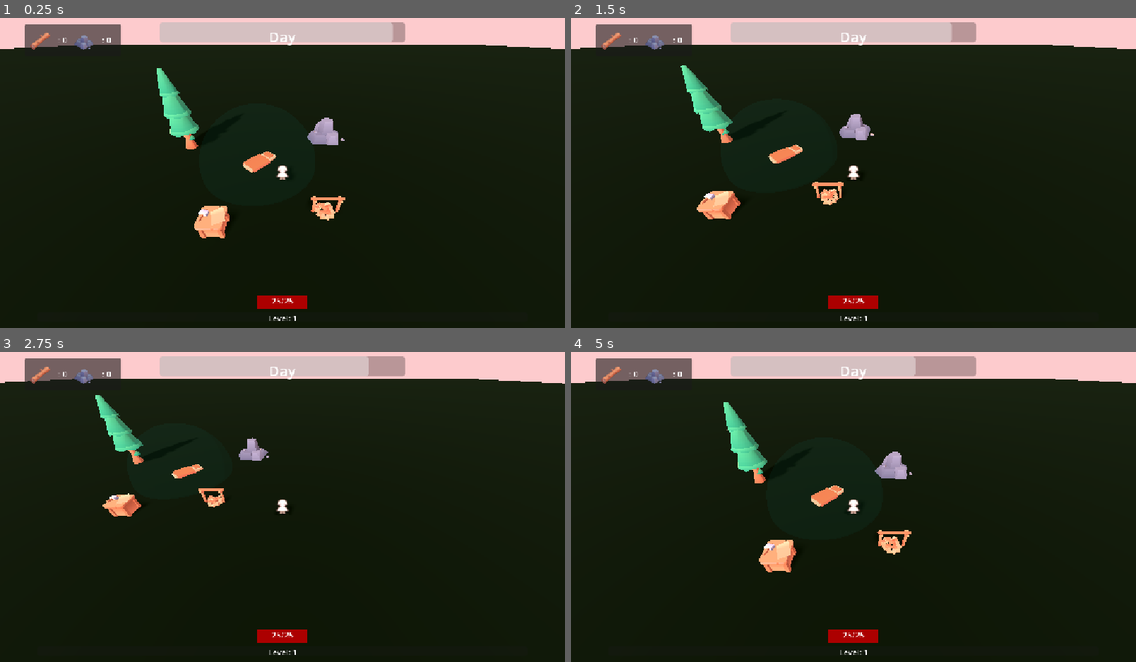
Above: before the commit, frames 1-4 (two rows, left to right).
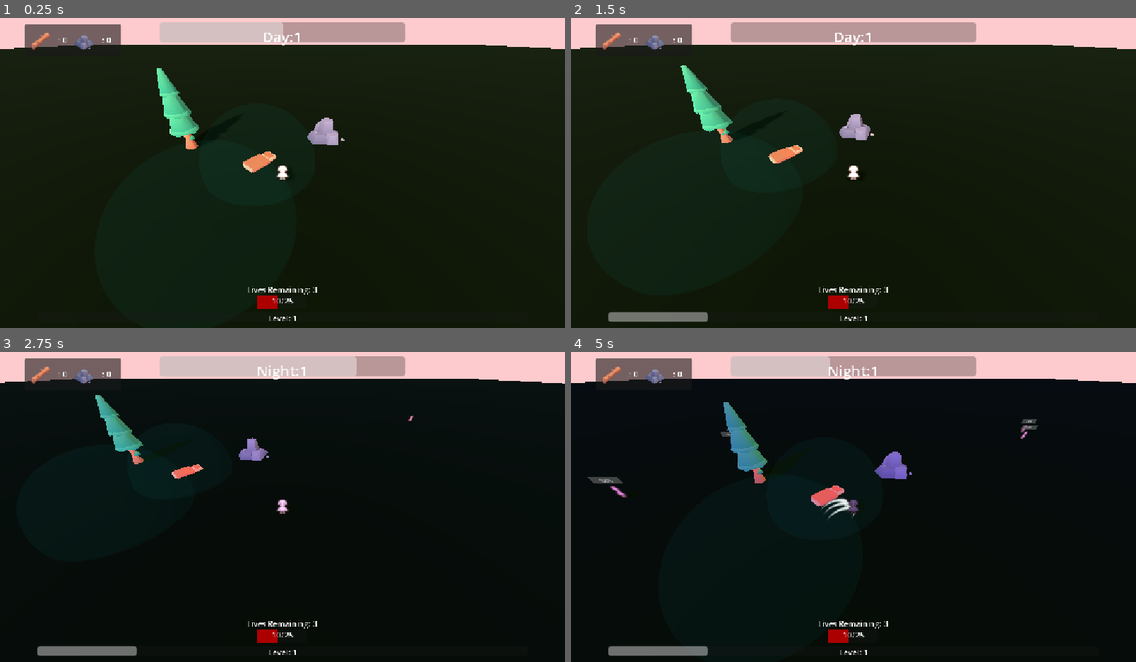
Above: after the commit, the same moments.

Repository: snikkers00/Werewolf-Survivor-Game-Off-Jam-26
Game: Godot game, scene res://world/main_world.tscn
The game is run twice, just before and just after one commit, with the same random seed, the same clock (stepped at 60 frames per second) and the same inputs.
Inputs:
- Up to frame 1 (0.25 s): no input
- Up to frame 2 (1.5 s): tap Enter at 0.5 s; hold D (move_right) 0.53-1.28 s; hold Space (interact) 0.53-1.28 s; hold S (move_down) from 1.28 s (still down); tap Space (interact) at 1.35 s
- Up to frame 3 (2.75 s): release S (move_down) at 2.03 s; hold D (move_right) from 2.03 s (still down); hold Space (interact) from 2.03 s (still down)
- Up to frame 4 (5 s): release D (move_right) at 2.78 s; release Space (interact) at 2.78 s; hold W (move_up) 2.78-3.53 s; tap Space (interact) at 2.85, 4.35 s; hold Space (interact) 3.53-4.28 s; hold A (move_left) from 3.53 s (still down)

The runs differ from the first frame. In frame 1, 2.4% of the frame differs, in the area x 34-70%, y 1-94%; in frame 2, 4.1%; in frame 3, 2.5%; in frame 4, 4.4%, in the area x 2-83%, y 1-98%.

Commit message:
Add boss encounters and run progression
Track run stats, add lives and respawning, introduce a day-five boss, and enable upgraded structures to grant experience or healing during the day.

Diff:
--- a/autoloads/EventsBus.gd
+++ b/autoloads/EventsBus.gd
@@ -5,3 +5,5 @@
 signal xp_gained(amount : int)
 signal level_up_triggered(new_level : int)
 signal upgrade_selected(upgrade: Upgrade)
+signal boss_defeated()
+signal reset_to_day(player_died : bool)
--- /dev/null
+++ b/autoloads/RunStats.gd
@@ -0,0 +1,15 @@
+extends Node
+
+
+var days_lasted : int = 0
+var resources_gathered : int = 0
+var total_exp_gained : float = 0.0
+var enemies_killed : int = 0
+var lives_remaining : int = 3
+
+func reset_stats():
+	days_lasted = 0
+	resources_gathered = 0
+	total_exp_gained  = 0.0
+	enemies_killed = 0
+	lives_remaining = 3
--- /dev/null
+++ b/entities/enemies/boss_character.tscn
@@ -0,0 +1,12 @@
+[gd_scene format=3 uid="uid://ds8go3du3bsgp"]
+
+[ext_resource type="PackedScene" uid="uid://35qpp0350sd3" path="res://entities/enemies/enemy_character.tscn" id="1_6s8o3"]
+
+[node name="boss_character" unique_id=720260743 instance=ExtResource("1_6s8o3")]
+transform = Transform3D(1.5, 0, 0, 0, 1.5, 0, 0, 0, 1.5, 0, 0, 0)
+
+[node name="EnemyBody" parent="." index="0" unique_id=996570798]
+SPEED = 0.9
+enemy_damage = 5
+enemy_xp_value = 5
+is_boss = true
--- a/entities/enemies/enemy_body.gd
+++ b/entities/enemies/enemy_body.gd
@@ -2,11 +2,13 @@
 
 @onready var health_bar = %HealthBar
 
-@export var SPEED = 1
+@export var SPEED : float = 1
 @onready var enemysprite : AnimatedSprite3D = %EnemySprite
 @export var enemy_damage : int
 @export var enemy_xp_value : int
 @onready var health_comp = $Health
+
+@export var is_boss : bool = false
 
 var knockback_velocity : Vector3 = Vector3.ZERO
 
@@ -37,6 +39,9 @@
 
 func die():
 	EventsBus.xp_gained.emit(enemy_xp_value)
+	RunStats.enemies_killed += 1
+	if is_boss == true:
+		EventsBus.boss_defeated.emit()
 	queue_free()
 
 
--- a/entities/enemies/enemy_spawner.gd
+++ b/entities/enemies/enemy_spawner.gd
@@ -3,6 +3,7 @@
 @onready var enemy_spawn_timer = %EnemySpawnTimer
 @export var enemy_types : Array [PackedScene]
 @export var spawn_distance = 10
+@export var boss_scene : PackedScene
 
 func _ready():
 	EventsBus.phase_changed.connect(toggle_spawns)
@@ -17,6 +18,8 @@
 	elif is_night == true:
 		enemy_spawn_timer.paused = false
 		enemy_spawn_timer.start()
+		if RunStats.days_lasted == 5:
+			spawn_boss(boss_scene)
 
 func spawn_enemy():
 	var player_postion : Vector3 = get_tree().get_first_node_in_group("Player").global_position
@@ -28,3 +31,10 @@
 	var enemy_to_spawn = enemy_picked.instantiate()
 	add_child(enemy_to_spawn)
 	enemy_to_spawn.global_position = spawn_pos
+
+
+func spawn_boss(passed_boss_scene : PackedScene):
+	var boss_spawn_marker : Marker3D = %BossSpawnMarker
+	var boss_to_spawn : Node3D = passed_boss_scene.instantiate()
+	add_child(boss_to_spawn)
+	boss_to_spawn.global_position = boss_spawn_marker.global_position
--- a/entities/interactable/base_structure.gd
+++ b/entities/interactable/base_structure.gd
@@ -6,3 +6,10 @@
 	super.level_up()
 	base_exp_tick_rate *= 1.5
 	print("tick rate increased to " + str(base_exp_tick_rate))
+
+func activate_structure() -> void:
+	if current_level > 0:
+		var player = get_tree().get_first_node_in_group("Player")
+		player.gain_exp(base_exp_tick_rate)
+		player.update_exp_ui()
+		print("Gaining " + str(base_exp_tick_rate) + " experience")
--- /dev/null
+++ b/entities/interactable/healing_station.gd
@@ -0,0 +1,16 @@
+extends UpgradableStructure
+
+var base_healing_tick_rate : float = 1.0
+
+func level_up() -> void:
+	super.level_up()
+	if current_level > 1:
+		base_healing_tick_rate *= 1.5
+		print("healing tick rate increased to " + str(base_healing_tick_rate))
+
+func activate_structure() -> void:
+	if current_level > 0:
+		var player = get_tree().get_first_node_in_group("Player")
+		player.health.health += base_healing_tick_rate
+		player.update_health_ui()
+		print("Healing player for " + str(base_healing_tick_rate) + " health")
--- a/entities/interactable/upgradable_structure.gd
+++ b/entities/interactable/upgradable_structure.gd
@@ -2,6 +2,7 @@
 class_name UpgradableStructure
 
 @export var structure_name : String
+@export var structure_model_scene : PackedScene
 
 enum structure_cost_type {
 	WOOD,
@@ -16,16 +17,30 @@
 @export var upgrade_cost_wood : int
 @export var upgrade_cost_stone : int
 
-@onready var structure_model : Node3D = get_tree().get_first_node_in_group("StructureModel")
+var structure_model : Node3D = null
 @onready var structure_interact_label : Label3D = %StructureLabel3D
+@onready var activation_area : Area3D = %ActivationArea
 @onready var interaction_area : Area3D = %InteractionArea
+@onready var activation_timer : Timer = %ActivationTimer
+
+var labels_available : bool = true
 
 # Called when the node enters the scene tree for the first time.
 func _ready() -> void:
 	current_level = starting_level
 	structure_interact_label.visible = false
 	update_structure_label()
+	EventsBus.phase_changed.connect(pause_activation)
 
+	if structure_model_scene:
+		structure_model = structure_model_scene.instantiate()
+		add_child(structure_model)
+
+	if current_level > 0 and structure_model:
+		structure_model.visible = true
+	elif current_level == 0 and structure_model:
+		structure_model.visible = false
+		interaction_area.visible = false
 
 func _unhandled_input(event: InputEvent) -> void:
 	if event.is_action_pressed("interact") and structure_interact_label.visible == true:
@@ -35,7 +50,6 @@
 func level_up() -> void:
 	if cost_type == structure_cost_type.WOOD:
 		if Resources.check_spend_resource_success(Resources.ResourceType.WOOD, upgrade_cost_wood) == true:
-
 			upgrade()
 			print("Upgraded " + structure_name + " to level " + str(current_level))
 			update_structure_label()
@@ -73,11 +87,51 @@
 
 func upgrade() -> void:
 	current_level += 1
-	interaction_area.scale *= 1.5
+	if current_level == 1 and structure_model:
+		structure_model.visible = true
+		print("Structure model visible")
 	var get_feedback = create_tween()
 	get_feedback.tween_property(structure_model, "scale", structure_model.scale * 1.15, 0.1)
 	get_feedback.tween_property(structure_model, "scale", structure_model.scale, 0.1)
 
+	if current_level > 1:
+		interaction_area.scale *= 1.5
+
 func update_structure_label() -> void:
 	structure_interact_label.text = (structure_name + " Level: " + str(current_level) + "\nCost: " + str(upgrade_cost_wood) + " Wood, " + str(upgrade_cost_stone) + " Stone")
 	structure_interact_label.text += "\nPress E to upgrade " + structure_name + " to Level " + str(current_level + 1)
+
+
+func _on_activation_timer_timeout() -> void:
+	var bodies_overlapping : Array = activation_area.get_overlapping_bodies()
+	var player_in_area : bool = false
+	for b in bodies_overlapping:
+		if b.is_in_group("Player"):
+			player_in_area = true
+	if player_in_area == true:
+		activate_structure()
+	else:
+		print("player not found for activation")
+
+func pause_activation(is_night : bool) -> void:
+	if is_night == true:
+		activation_timer.stop()
+		activation_area.monitoring = false
+		interaction_area.monitoring = false
+		print(structure_name + " activation paused")
+	elif is_night == false:
+		activation_area.monitoring = true
+		interaction_area.monitoring = true
+
+func activate_structure() -> void:
+	pass # Replace with function body.
+
+
+func _on_activate_area_body_entered(body: Node3D) -> void:
+	if body.is_in_group("Player"):
+		activation_timer.start()
+
+
+func _on_activate_area_body_exited(body: Node3D) -> void:
+	if body.is_in_group("Player"):
+		activation_timer.stop()
--- a/entities/interactable/upgradable_structure.tscn
+++ b/entities/interactable/upgradable_structure.tscn
@@ -1,10 +1,12 @@
 [gd_scene format=3 uid="uid://de4m6m70ttarv"]
 
 [ext_resource type="Script" uid="uid://c1nrjru8hmygi" path="res://entities/interactable/upgradable_structure.gd" id="1_sjn0o"]
-[ext_resource type="PackedScene" uid="uid://baeqqk1oaggn0" path="res://world/base/scenes/bedroll.tscn" id="2_8h5rm"]
 
 [sub_resource type="CylinderShape3D" id="CylinderShape3D_mcwoh"]
 resource_local_to_scene = true
+
+[sub_resource type="SphereShape3D" id="SphereShape3D_sjn0o"]
+radius = 1.0
 
 [sub_resource type="StandardMaterial3D" id="StandardMaterial3D_uk7ad"]
 transparency = 1
@@ -24,25 +26,27 @@
 upgrade_cost_wood = 2
 upgrade_cost_stone = 2
 
-[node name="ActivationArea" type="Area3D" parent="." unique_id=23553612]
-collision_layer = 8
-collision_mask = 2
-
-[node name="ResearchCollision" type="CollisionShape3D" parent="ActivationArea" unique_id=785179818]
-shape = SubResource("CylinderShape3D_mcwoh")
-
-[node name="Timer" type="Timer" parent="ActivationArea/ResearchCollision" unique_id=1273910468]
-
-[node name="InteractionArea" type="Area3D" parent="." unique_id=222908699]
+[node name="InteractionArea" type="Area3D" parent="." unique_id=23553612]
 unique_name_in_owner = true
 collision_layer = 8
 collision_mask = 2
 
-[node name="InteractionCollision" type="CollisionShape3D" parent="InteractionArea" unique_id=1049156259]
+[node name="InteractionCollision" type="CollisionShape3D" parent="InteractionArea" unique_id=785179818]
 shape = SubResource("CylinderShape3D_mcwoh")
 
-[node name="InteractionVisual" type="MeshInstance3D" parent="InteractionArea" unique_id=324995240]
+[node name="ActivationArea" type="Area3D" parent="." unique_id=222908699]
+unique_name_in_owner = true
+collision_layer = 8
+collision_mask = 2
+
+[node name="ActivationCollision" type="CollisionShape3D" parent="ActivationArea" unique_id=1049156259]
+shape = SubResource("SphereShape3D_sjn0o")
+
+[node name="ActivationVisual" type="MeshInstance3D" parent="ActivationArea" unique_id=324995240]
 mesh = SubResource("SphereMesh_o6l3f")
+
+[node name="ActivationTimer" type="Timer" parent="ActivationArea" unique_id=1273910468]
+unique_name_in_owner = true
 
 [node name="StructureLabel3D" type="Label3D" parent="." unique_id=1474910970]
 unique_name_in_owner = true
@@ -51,8 +55,8 @@
 text = "Base Upgrade
 Cost: 2 Wood, 2 Stone"
 
-[node name="bedroll" parent="." unique_id=1639390953 groups=["StructureModel"] instance=ExtResource("2_8h5rm")]
-transform = Transform3D(0.72895324, 0, -0.6845635, 0, 1, 0, 0.6845635, 0, 0.72895324, 0, 0, 0)
-
 [connection signal="body_entered" from="InteractionArea" to="." method="_on_interaction_area_body_entered"]
 [connection signal="body_exited" from="InteractionArea" to="." method="_on_interaction_area_body_exited"]
+[connection signal="body_entered" from="ActivationArea" to="." method="_on_activate_area_body_entered"]
+[connection signal="body_exited" from="ActivationArea" to="." method="_on_activate_area_body_exited"]
+[connection signal="timeout" from="ActivationArea/ActivationTimer" to="." method="_on_activation_timer_timeout"]
--- a/entities/player/player_character.gd
+++ b/entities/player/player_character.gd
@@ -6,20 +6,25 @@
 @onready var level_label : Label = %LevelLabel
 @onready var health_bar : ProgressBar = %PlayerHealthBar
 @onready var health_label : Label = %HealthLabel
+@onready var lives_label : Label = %LivesLabel
 
 @onready var death_screen : Panel = %DeathPanel
 @onready var upgrade_screen : Control = %UpgradeUI
 
+var starting_position : Vector3
 var exp_rate : float = 1.0
 var level : int = 1
 var current_exp : int
 var exp_to_next_level : int
 @export var exp_to_level1 : int
 
+@export var lives_remaining : int = 3
+
 @export var SPEED = 2.5
 
 
 func _ready():
+	global_position = starting_position
 	exp_to_next_level = exp_to_level1
 	health_bar.max_value = health.max_health
 	update_exp_ui()
@@ -51,9 +56,16 @@
 
 
 func _on_death():
-	print("Player has died")
-	get_tree().paused = true
-	death_screen.visible = true
+	if lives_remaining > 0:
+		lives_remaining -= 1
+		EventsBus.reset_to_day.emit(true)
+		respawn_player()
+		health.health = health.max_health
+		update_health_ui()
+	else:
+		print("Player has died (for good)")
+		get_tree().paused = true
+		death_screen.visible = true
 
 func shapeshift(is_night):
 	if is_night == true:
@@ -68,6 +80,7 @@
 	while current_exp >= exp_to_next_level:
 		if get_tree().paused == false:
 			level_up()
+	RunStats.total_exp_gained += amount * exp_rate
 
 func level_up():
 	level += 1
@@ -94,6 +107,7 @@
 	health_bar.value = health.health
 	health_bar.max_value = health.max_health
 	health_label.text = str(health.health) + "/" + str(health.max_health)
+	lives_label.text = "Lives Remaining: " + str(lives_remaining)
 
 
 func apply_player_upgrade(upgrade : Upgrade):
@@ -106,3 +120,11 @@
 		exp_rate *= upgrade.stat_modifier
 	if upgrade.stat_modified == Upgrade.StatModified.MOVEMENT_SPEED:
 		SPEED *= upgrade.stat_modifier
+
+func respawn_player():
+	if lives_remaining == 2:
+		health.health = health.max_health * 0.5
+	elif lives_remaining == 1:
+		health.health = health.max_health * 0.25
+	update_health_ui()
+	global_position = starting_position
--- a/project.godot
+++ b/project.godot
@@ -22,6 +22,7 @@
 RunState="*uid://dtddkg081xa1a"
 EventsBus="*uid://bq7mrlsy3sbl7"
 Resources="*uid://bplfkhpnhx0mx"
+RunStats="*uid://cly0rh6dt8xud"
 
 [display]
 
--- a/ui/ui_control.gd
+++ b/ui/ui_control.gd
@@ -11,17 +11,21 @@
 	day_night_label.text = "Day"
 	Resources.wood_label = %WoodLabel
 	Resources.stone_label = %StoneLabel
+	world_progress.max_value = int(world_timer.wait_time)
+
 
 func _process(_delta):
+	world_progress.max_value = int(world_timer.wait_time)
 	world_progress.value = int(world_timer.time_left)
 
 	if world_handler.is_night == true:
-		day_night_label.text = "Night"
+		day_night_label.text = "Night:" + str(RunStats.days_lasted + 1)
 	elif  world_handler.is_night == false:
-		day_night_label.text = "Day"
+		day_night_label.text = "Day:" + str(RunStats.days_lasted + 1)
 
 
 func _on_restart_button_pressed() -> void:
+	RunStats.reset_stats()
 	get_tree().paused = false
 	get_tree().reload_current_scene()
 
--- a/world/base/resources.gd
+++ b/world/base/resources.gd
@@ -16,10 +16,12 @@
 	if resource_type == ResourceType.WOOD:
 		current_wood += amount * resource_rate
 		print("Gained wood")
+		RunStats.resources_gathered += amount * resource_rate
 
 	elif resource_type == ResourceType.STONE:
 		current_stone += amount * resource_rate
 		print("Gained stone")
+		RunStats.resources_gathered += amount * resource_rate
 
 	update_resource_ui()
 
--- a/world/base/scenes/bedroll.tscn
+++ b/world/base/scenes/bedroll.tscn
@@ -9,6 +9,7 @@
 points = PackedVector3Array(-0.14334294, 0.0080195265, -0.021246355, 0.15265046, 0.10618174, 0.18067266, 0.14775465, 0. …(948 unchanged characters)…
 
 [node name="bedroll" unique_id=1639390953 instance=ExtResource("1_n5jlm")]
+transform = Transform3D(0.70710677, 0, -0.70710677, 0, 1, 0, 0.70710677, 0, 0.70710677, 0, 0, 0)
 
 [node name="StaticBody3D" type="StaticBody3D" parent="." index="1" unique_id=219371596]
 
--- a/world/main_world.tscn
+++ b/world/main_world.tscn
@@ -10,16 +10,17 @@
 [ext_resource type="PackedScene" uid="uid://35qpp0350sd3" path="res://entities/enemies/enemy_character.tscn" id="4_rsju0"]
 [ext_resource type="Script" uid="uid://bs0cktatuwid4" path="res://entities/interactable/base_structure.gd" id="4_tlxoi"]
 [ext_resource type="PackedScene" uid="uid://bbapqscncpey8" path="res://world/base/scenes/campfire_pit.tscn" id="5_onsxo"]
+[ext_resource type="PackedScene" uid="uid://baeqqk1oaggn0" path="res://world/base/scenes/bedroll.tscn" id="5_q1dqp"]
 [ext_resource type="Script" uid="uid://dn5ohw70i34cm" path="res://ui/upgrade_ui.gd" id="6_2ccdf"]
-[ext_resource type="PackedScene" uid="uid://bv2u4u0rexw38" path="res://world/base/scenes/campfire_stand.tscn" id="6_ru5wi"]
+[ext_resource type="Script" uid="uid://puk0yi0s61u5" path="res://entities/interactable/healing_station.gd" id="6_r47v5"]
 [ext_resource type="Texture2D" uid="uid://w3x1deecsmj6" path="res://entities/player/attacks/claw-slashes.svg" id="6_w2sia"]
 [ext_resource type="Script" uid="uid://diqhnlttuvp4x" path="res://entities/player/upgrades/upgrade.gd" id="7_njfbw"]
-[ext_resource type="PackedScene" uid="uid://i0c5hmcu21i2" path="res://world/base/scenes/workbench.tscn" id="7_ru5wi"]
 [ext_resource type="Resource" uid="uid://dyb0veehkybt1" path="res://entities/player/upgrades/resources/claw_damage_increase.tres" id="8_xguvr"]
 [ext_resource type="Resource" uid="uid://dhmidccp00ikq" path="res://entities/player/upgrades/resources/move_speed.tres" id="9_o0hhk"]
 [ext_resource type="Resource" uid="uid://ddg5kbjtn2s5d" path="res://entities/player/upgrades/resources/claw_attack_speed.tres" id="10_2bho7"]
 [ext_resource type="Resource" uid="uid://bm4orx4j6bet3" path="res://entities/player/upgrades/resources/Health_increase.tres" id="11_ootrp"]
 [ext_resource type="Resource" uid="uid://cpwar8na6vsh5" path="res://entities/player/upgrades/resources/exp_gain.tres" id="12_ootrp"]
+[ext_resource type="PackedScene" uid="uid://ds8go3du3bsgp" path="res://entities/enemies/boss_character.tscn" id="13_q1dqp"]
 [ext_resource type="Texture2D" uid="uid://d3b4r2we1blmw" path="res://world/base/images/tree-log.png" id="13_v1kbc"]
 [ext_resource type="Resource" uid="uid://ua35a8eyqrvs" path="res://entities/player/upgrades/resources/resource_gain.tres" id="13_yae5m"]
 [ext_resource type="Texture2D" uid="uid://cdtytolrkt50l" path="res://world/base/images/rock-b.png" id="14_c45uy"]
@@ -38,6 +39,12 @@
 
 [sub_resource type="WorldBoundaryShape3D" id="WorldBoundaryShape3D_uk7ad"]
 
+[sub_resource type="CylinderShape3D" id="CylinderShape3D_tlxoi"]
+resource_local_to_scene = true
+
+[sub_resource type="CylinderShape3D" id="CylinderShape3D_q1dqp"]
+resource_local_to_scene = true
+
 [sub_resource type="LabelSettings" id="LabelSettings_o6l3f"]
 font_size = 30
 
@@ -49,6 +56,8 @@
 [node name="WorldHandler" type="Node3D" parent="." unique_id=1527563304]
 unique_name_in_owner = true
 script = ExtResource("1_4pufg")
+day_length = 2.0
+night_length = 5.0
 
 [node name="WorldEnvironment" type="WorldEnvironment" parent="WorldHandler" unique_id=1387091601]
 environment = SubResource("Environment_6i3v4")
@@ -64,8 +73,7 @@
 
 [node name="Day_NightTimer" type="Timer" parent="WorldHandler" unique_id=1882201535]
 unique_name_in_owner = true
-wait_time = 20.0
-autostart = true
+one_shot = true
 
 [node name="WorldGround" type="StaticBody3D" parent="." unique_id=322917489]
 
@@ -78,27 +86,34 @@
 
 [node name="HomeBase" type="Node3D" parent="." unique_id=1859075692]
 
-[node name="BaseUpgradableStructure" parent="HomeBase" unique_id=311782980 instance=ExtResource("3_tlxoi")]
+[node name="Base" parent="HomeBase" unique_id=311782980 instance=ExtResource("3_tlxoi")]
 transform = Transform3D(1, 0, 0, 0, 1, 0, 0, 0, 1, -0.4107324, 0, -0.4907533)
 script = ExtResource("4_tlxoi")
 base_exp_tick_rate = 1.0
+structure_model_scene = ExtResource("5_q1dqp")
+
+[node name="InteractionCollision" parent="HomeBase/Base/InteractionArea" parent_id_path=PackedInt32Array(311782980, 23553612) index="0" unique_id=785179818]
+shape = SubResource("CylinderShape3D_tlxoi")
+
+[node name="HealingStation" parent="HomeBase" unique_id=2064620942 instance=ExtResource("3_tlxoi")]
+transform = Transform3D(1, 0, 0, 0, 1, 0, 0, 0, 1, -0.8236377, 0, 0.7244967)
+script = ExtResource("6_r47v5")
+structure_name = "Healing Station"
+structure_model_scene = ExtResource("5_onsxo")
+cost_type = 0
+starting_level = 0
+current_level = 0
+upgrade_cost_stone = 0
+
+[node name="InteractionCollision" parent="HomeBase/HealingStation/InteractionArea" parent_id_path=PackedInt32Array(2064620942, 23553612) index="0" unique_id=785179818]
+shape = SubResource("CylinderShape3D_q1dqp")
 
 [node name="rock-b" parent="HomeBase" unique_id=808174205 instance=ExtResource("3_t6m8u")]
-unique_name_in_owner = true
 transform = Transform3D(1, 0, 0, 0, 1, 0, 0, 0, 1, 0.9259194, 0, -1.4408872)
 
 [node name="tree" parent="HomeBase" unique_id=1137582415 instance=ExtResource("17_4g0kw")]
 transform = Transform3D(1, 0, 0, 0, 1, 0, 0, 0, 1, -1.8928874, 0, -1.0135117)
 
-[node name="campfire-pit" parent="HomeBase" unique_id=974558792 instance=ExtResource("5_onsxo")]
-transform = Transform3D(1, 0, 0, 0, 1, 0, 0, 0, 1, 0.5574217, 0, 0.5944712)
-
-[node name="campfire-stand" parent="HomeBase" unique_id=766697778 instance=ExtResource("6_ru5wi")]
-transform = Transform3D(1, 0, 0, 0, 1, 0, 0, 0, 1, 0.5574217, 0, 0.5944712)
-
-[node name="workbench" parent="HomeBase" unique_id=1086082835 instance=ExtResource("7_ru5wi")]
-transform = Transform3D(1, 0, 0, 0, 1, 0, 0, 0, 1, -0.79733324, 0, 0.8249358)
-
 [node name="Entities" type="Node3D" parent="." unique_id=1342972052]
 
 [node name="PlayerCharacter" parent="Entities" unique_id=1825023238 instance=ExtResource("1_6i3v4")]
@@ -106,20 +121,24 @@
 
 [node name="Health" parent="Entities/PlayerCharacter" index="4" unique_id=893059753]
 max_health = 25
-health = 25
+health = 10
 
 [node name="Slash" parent="Entities/PlayerCharacter/AttackManager" parent_id_path=PackedInt32Array(1825023238, 405674200) index="0" unique_id=1363159713]
 attack_name = ""
 
 [node name="EnemySpawner" type="Node3D" parent="Entities" unique_id=1442707549]
-transform = Transform3D(1, 0, 0, 0, 1, 0, 0, 0, 1, 1.6614411, 0, -4.041055)
 script = ExtResource("3_8qjvd")
 enemy_types = Array[PackedScene]([ExtResource("4_rsju0")])
 spawn_distance = 8
+boss_scene = ExtResource("13_q1dqp")
 
 [node name="EnemySpawnTimer" type="Timer" parent="Entities/EnemySpawner" unique_id=179378876]
 unique_name_in_owner = true
 wait_time = 0.25
+
+[node name="BossSpawnMarker" type="Marker3D" parent="Entities/EnemySpawner" unique_id=711483073]
+unique_name_in_owner = true
+transform = Transform3D(1, 0, 0, 0, 1, 0, 0, 0, 1, -0.04113853, 0.7067225, -6.953488)
 
 [node name="UILayer" type="CanvasLayer" parent="." unique_id=1752003936]
 layer = 10
@@ -229,6 +248,23 @@
 text = "10/10"
 horizontal_alignment = 1
 
+[node name="LivesLabel" type="Label" parent="UILayer/UIControl/PlayerHealthBar" unique_id=1043639378]
+unique_name_in_owner = true
+layout_mode = 1
+anchors_preset = 7
+anchor_left = 0.5
+anchor_top = 1.0
+anchor_right = 0.5
+anchor_bottom = 1.0
+offset_left = -100.0
+offset_top = -52.0
+offset_right = 100.0
+offset_bottom = -25.0
+grow_horizontal = 2
+grow_vertical = 0
+horizontal_alignment = 1
+vertical_alignment = 1
+
 [node name="PanelContainer" type="PanelContainer" parent="UILayer" unique_id=879850418]
 offset_left = 50.0
 offset_top = 29.0
@@ -443,21 +479,29 @@
 anchor_right = 0.5
 anchor_bottom = 0.5
 offset_left = -43.5
-offset_top = -101.0
+offset_top = -162.0
 offset_right = 43.5
-offset_bottom = -78.0
-grow_horizontal = 2
-grow_vertical = 2
+offset_bottom = -139.0
+grow_horizontal = 2
+grow_vertical = 2
+theme_override_font_sizes/font_size = 32
 text = "You Died! :("
 horizontal_alignment = 1
 
 [node name="HBoxContainer" type="HBoxContainer" parent="DeathScreen/DeathPanel" unique_id=1251077435]
 custom_minimum_size = Vector2(600, 40)
-layout_mode = 0
-offset_left = 90.0
-offset_top = 365.0
-offset_right = 690.0
-offset_bottom = 405.0
+layout_mode = 1
+anchors_preset = 8
+anchor_left = 0.5
+anchor_top = 0.5
+anchor_right = 0.5
+anchor_bottom = 0.5
+offset_left = -300.0
+offset_top = 109.0
+offset_right = 300.0
+offset_bottom = 149.0
+grow_horizontal = 2
+grow_vertical = 2
 theme_override_constants/separation = 50
 alignment = 1
 
@@ -476,6 +520,27 @@
 layout_mode = 2
 text = "Close Game?
 "
+
+[node name="StatsLabel" type="RichTextLabel" parent="DeathScreen/DeathPanel" unique_id=1198153227]
+custom_minimum_size = Vector2(200, 300)
+layout_mode = 1
+anchors_preset = 8
+anchor_left = 0.5
+anchor_top = 0.5
+anchor_right = 0.5
+anchor_bottom = 0.5
+offset_left = -100.0
+offset_top = -150.0
+offset_right = 100.0
+offset_bottom = 150.0
+grow_horizontal = 2
+grow_vertical = 2
+text = "Days Lasted: 0
+Resources Gathered : 0
+Knowledge Gained: 0
+Enemies Killed : 0"
+horizontal_alignment = 1
+vertical_alignment = 1
 
 [node name="PauseMenu" type="CanvasLayer" parent="." unique_id=351953441]
 process_mode = 2
@@ -546,4 +611,6 @@
 [connection signal="pressed" from="DeathScreen/DeathPanel/HBoxContainer/MainMenuButton" to="UILayer/UIControl" method="_on_main_menu_button_pressed"]
 [connection signal="pressed" from="DeathScreen/DeathPanel/HBoxContainer/CloseGameButton" to="UILayer/UIControl" method="_on_close_game_button_pressed"]
 
+[editable path="HomeBase/Base"]
+[editable path="HomeBase/HealingStation"]
 [editable path="Entities/PlayerCharacter"]
--- a/world/world_handler.gd
+++ b/world/world_handler.gd
@@ -1,13 +1,35 @@
 extends Node3D
 
 @onready var world_light : DirectionalLight3D = %WorldLight
+@onready var day_night_timer : Timer = %Day_NightTimer
 var is_night : bool = false
+
+@export var day_length : float
+@export var night_length : float
+
+func _ready() -> void:
+	EventsBus.reset_to_day.connect(reset_to_day)
+	day_night_timer.start(day_length)
+	print("timer set to " + str(day_night_timer.wait_time))
 
 func _on_timer_timeout():
 	is_night = not is_night
 	EventsBus.phase_changed.emit(is_night)
 	if is_night == true:
 		create_tween().tween_property(world_light, "light_color" , Color.BLUE, 1.5)
+		day_night_timer.start(night_length)
+		print("timer set to " + str(day_night_timer.wait_time))
 
 	elif is_night == false:
 		create_tween().tween_property(world_light, "light_color" , Color.ORANGE_RED, 1.5)
+		RunStats.days_lasted += 1
+		day_night_timer.start(day_length)
+		print("timer set to " + str(day_night_timer.wait_time))
+
+func reset_to_day(player_died : bool) -> void:
+	is_night = false
+	EventsBus.phase_changed.emit(is_night)
+	create_tween().tween_property(world_light, "light_color" , Color.ORANGE_RED, 1.5)
+	day_night_timer.wait_time = day_length
+	day_night_timer.start()
+	print("timer set to " + str(day_night_timer.wait_time))
Not shown, added: autoloads/RunStats.gd.uid
Not shown, added: entities/interactable/healing_station.gd.uid
